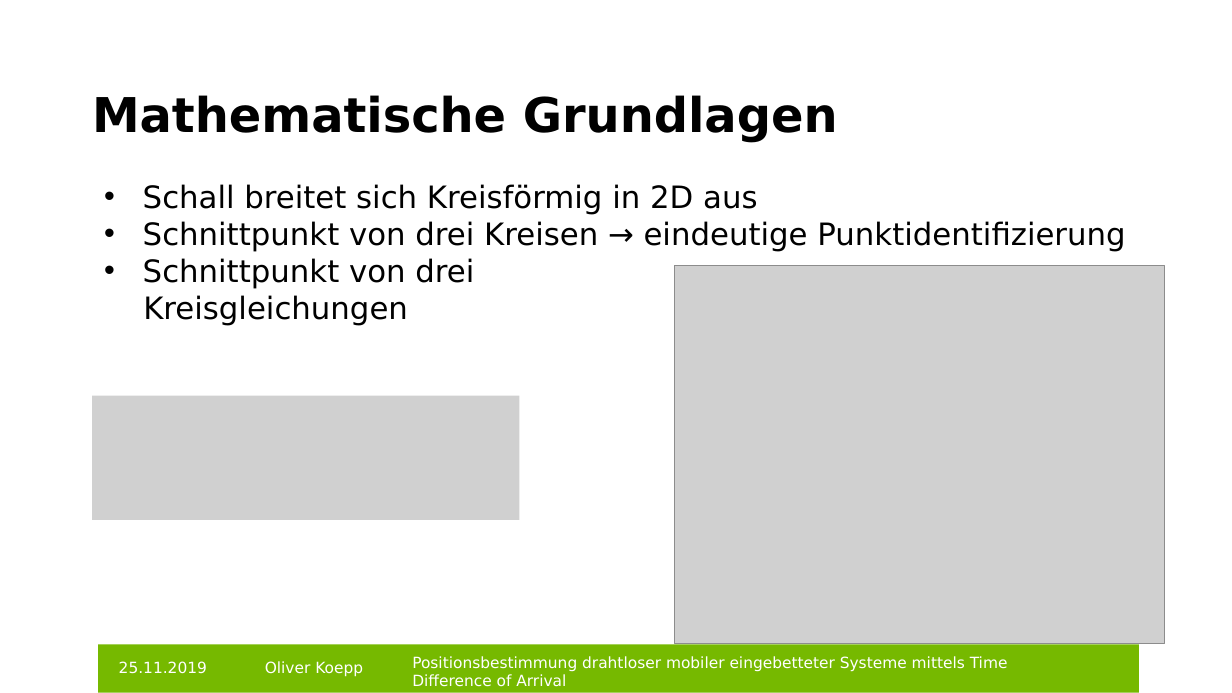
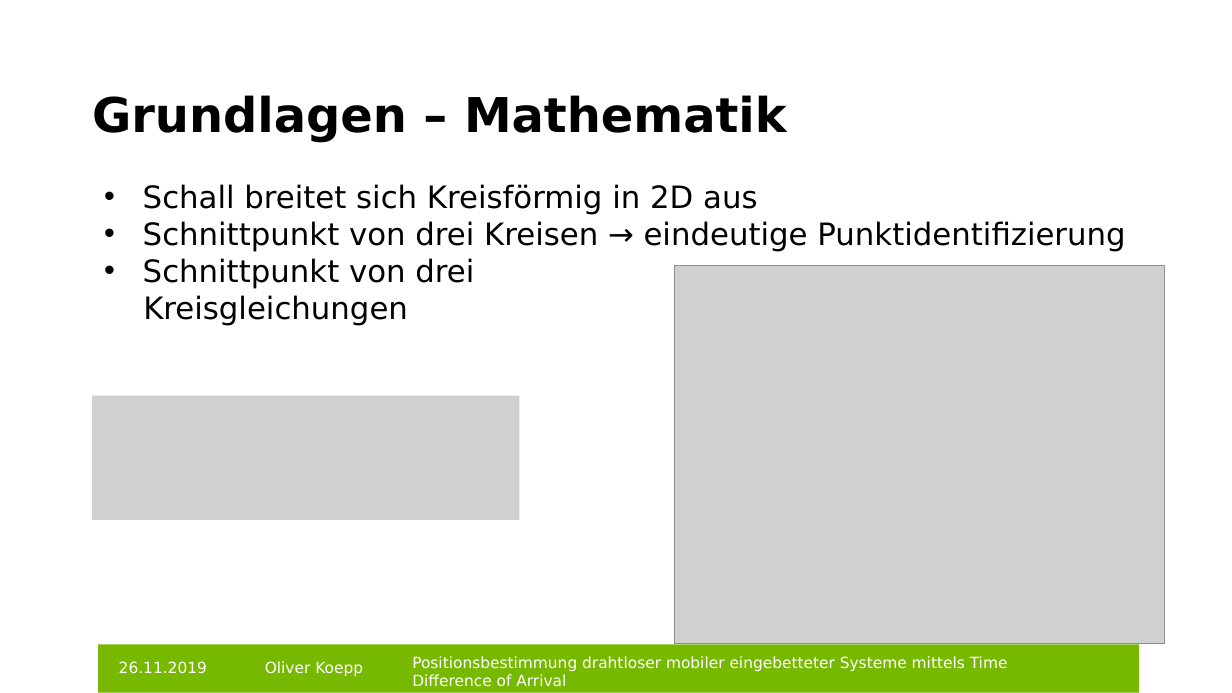
Before and after one commit to git-oliver/Bachelor-thesis, a slide deck: slide 10 of thesis/vortrag/bachelorarbeit_vortrag.pptx (slide 12 before the commit). Drawn at 1232x693 pixels with LibreOffice and Linux fonts; fonts in the diff are those of the drawing; grey boxes stand for pictures; background and template pictures are left out. Boxes give left, top, right and bottom in pixels: in the first picture for what was removed or moved away, otherwise in the second. Text is boxed around its words. In the diff, an @@ line names an element or a change of style, - is before the commit and + after.

```diff
--- a/thesis/vortrag/bachelorarbeit_vortrag.pptx
+++ b/thesis/vortrag/bachelorarbeit_vortrag.pptx
@@ title at <box>92,95,787,143</box>: text changed @@
-Mathematische Grundlagen
+Grundlagen – Mathematik
@@ text at <box>119,661,207,674</box>: text changed @@
-25.11.2019
+26.11.2019
```
Also in this commit, not shown: 14 other slides changed, 2 slides added, 2 slides removed.
